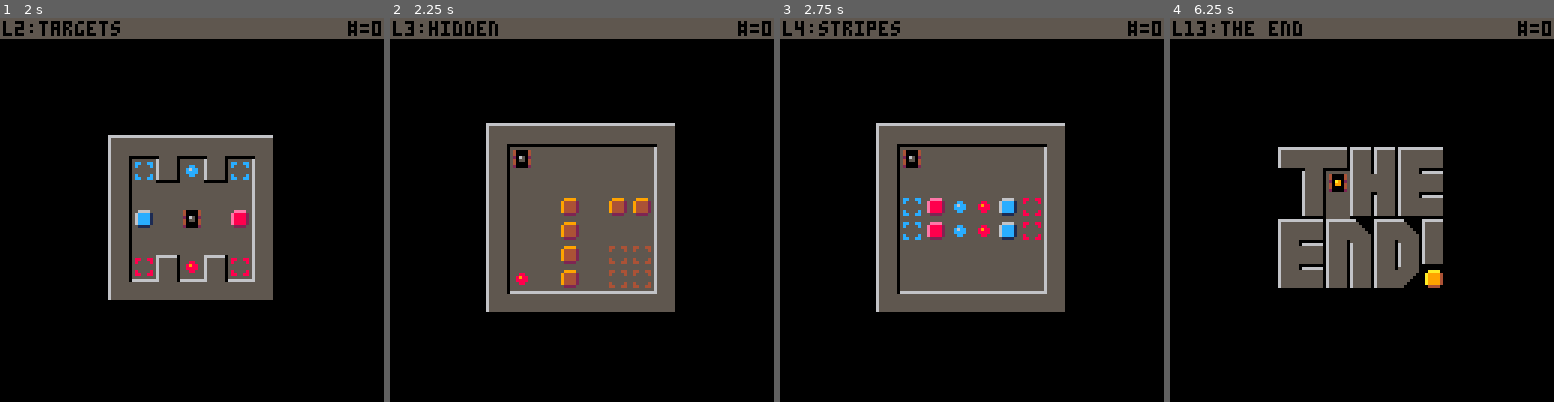
Above: before the commit, frames 1-4 (left to right).
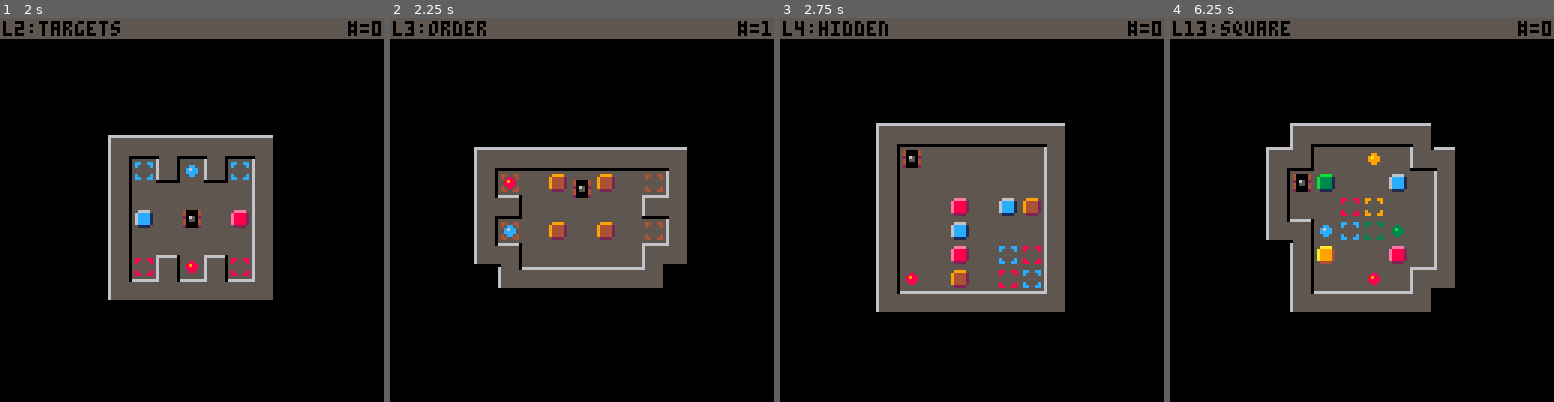
Above: after the commit, the same moments.

Repository: erwinbonsma/SokoBubbleP8
Game: PICO-8 cartridge sokobubble.p8
Two runs of this game, one before a commit and one after it. Both use one fixed random seed, a clock stepped at 60 frames per second and the inputs below.
Inputs:
- Up to frame 1 (2 s): tap X (X key) at 0.33, 1.07, 1.85 s; tap O (Z key) at 0.7, 1.7 s; hold Right from 1.6 s (still down)
- Up to frame 2 (2.25 s): release Right at 2.1 s; tap O (Z key) at 2.1 s; hold Up from 2.15 s (still down)
- Up to frame 3 (2.75 s): release Up at 2.42 s; hold Right from 2.47 s (still down); tap O (Z key) at 2.5 s
- Up to frame 4 (6.25 s): tap O (Z key) every 0.4 s from 2.9 to 6.1 s; tap X (X key) at 2.97, 4.08, 5.2 s; release Right at 3.03 s; hold Left 3.08-3.58 s; hold Down 3.63-3.97 s; hold Right 4.02-4.68 s; hold Up 4.73-5.03 s; hold Left 5.08-5.68 s; hold Down 5.73-6.03 s; hold Right from 6.08 s (still down)

Frame 1 is identical in both runs. In frame 2, 14% of the frame differs, in the area x 10-100%, y 0-77%; in frame 3, 2.5%; in frame 4, 13%.

Commit message:
Add level 'order'

Diff:
--- a/sokobubble.p8
+++ b/sokobubble.p8
@@ -10,6 +10,9 @@
 },{
  name="targets",
  mapdef={7,8,7,7}
+},{
+ name="order",
+ mapdef={7,15,9,6}
 },{
  name="hidden",
  mapdef={0,0,8,8}
@@ -42,7 +45,7 @@
  mapdef={40,0,8,8}
 },{
  name="the end",
- mapdef={29,8,7,6},
+ mapdef={0,15,7,6},
  ini_bubble=1
 },{
  name="wip",
@@ -944,7 +947,7 @@
  rect(28,24,99,55,13)
 
  soko_title_pal()
- map(0,15,32,28,8,3)
+ map(0,21,32,28,8,3)
  for x=0,6 do
   for y=0,1 do
    spr(128+x+y*16,x*8+40,y*8+49)
@@ -1288,13 +1291,19 @@
 350000540075553535000000700000353500000000000035350000404000003535004000005000351b354000005000353500755050750035000000000000000000000000000000000000000000000000000000000000000000000000000000000000000000000000000000000000000000000000000000000000000000000000
 3556002f0055753535450025000075353500000000000035356600757500763535250056000025351b350000560031343555000000005535000000000000000000000000000000000000000000000000000000000000000000000000000000000000000000000000000000000000000000000000000000000000000000000000
 333636363636363433363636363636343336363636363634183636363636361918363636363636191b3336363636341b1836363636363619000000000000000000000000000000000000000000000000000000000000000000000000000000000000000000000000000000000000000000000000000000000000000000000000
-3136363636363231363b363b36323129293629293231363636363636323a3b3837373138313636363636363231363636321b1b1b31363636363632000000000000000000000000000000000000000000000000000000000000000000000000000000000000000000000000000000000000000000000000000000000000000000
-35005600000035357539763975352610000000002835100000000000351b355f3e3c3e383510000000000035350000003336363235100000707535000000000000000000000000000000000000000000000000000000000000000000000000000000000000000000000000000000000000000000000000000000000000000000
-35003700377035350000000000352600600040002835000000000000351b3900393933383500705a5c500035350000500000753535750000700035000000000000000000000000000000000000000000000000000000000000000000000000000000000000000000000000000000000000000000000000000000000000000000
-351026762b4d2835700010005035350050660056353575507656705535313831173117373500707a7c5000353e38763056563a3c35760101707535000000000000000000000000000000000000000000000000000000000000000000000000000000000000000000000000000000000000000000000000000000000000000000
-350033273d2a3c35000000000035260070004d4d2835755076567055353e3835353535393500000000000035351050007000553535750000700035000000000000000000000000000000000000000000000000000000000000000000000000000000000000000000000000000000000000000000000000000000000000000000
-35005000004d2835553756375535260000764d482835000000000000353338393933194f1832000000003119350000000000553535000000707535000000000000000000000000000000000000000000000000000000000000000000000000000000000000000000000000000000000000000000000000000000000000000000
+3136363636363231363b363b363231292936292932313636363636363200000000000000313636363636363231363636321b1b1b31363636363632000000000000000000000000000000000000000000000000000000000000000000000000000000000000000000000000000000000000000000000000000000000000000000
+3500560000003535753976397535261000000000283510000000000035000000000000003510000000000035350000003336363235100000707535000000000000000000000000000000000000000000000000000000000000000000000000000000000000000000000000000000000000000000000000000000000000000000
+3500370037703535000000000035260060004000283500000000000035000000000000003500705a5c500035350000500000753535750000700035000000000000000000000000000000000000000000000000000000000000000000000000000000000000000000000000000000000000000000000000000000000000000000
+351026762b4d2835700010005035350050660056353575507656705535000000000000003500707a7c5000353e38763056563a3c35760101707535000000000000000000000000000000000000000000000000000000000000000000000000000000000000000000000000000000000000000000000000000000000000000000
+350033273d2a3c35000000000035260070004d4d283575507656705535000000000000003500000000000035351050007000553535750000700035000000000000000000000000000000000000000000000000000000000000000000000000000000000000000000000000000000000000000000000000000000000000000000
+35005000004d2835553756375535260000764d48283500000000000035000000000000001832000000003119350000000000553535000000707535000000000000000000000000000000000000000000000000000000000000000000000000000000000000000000000000000000000000000000000000000000000000000000
 3336363636273433363d363d3634332727362727343336363636363634000000000000001b3336363636341b333636363636363433363636363634000000000000000000000000000000000000000000000000000000000000000000000000000000000000000000000000000000000000000000000000000000000000000000
+3a3b383737313831363636363636363200000000000000000000000000000000000000000000000000000000000000000000000000000000000000000000000000000000000000000000000000000000000000000000000000000000000000000000000000000000000000000000000000000000000000000000000000000000
+1b355f3e3c3e38355a0050007000753500000000000000000000000000000000000000000000000000000000000000000000000000000000000000000000000000000000000000000000000000000000000000000000000000000000000000000000000000000000000000000000000000000000000000000000000000000000
+1b3900393933383e3800001000003a3c00000000000000000000000000000000000000000000000000000000000000000000000000000000000000000000000000000000000000000000000000000000000000000000000000000000000000000000000000000000000000000000000000000000000000000000000000000000
+31383117311737357c0050007000553500000000000000000000000000000000000000000000000000000000000000000000000000000000000000000000000000000000000000000000000000000000000000000000000000000000000000000000000000000000000000000000000000000000000000000000000000000000
+3e38353535353933320000000000313400000000000000000000000000000000000000000000000000000000000000000000000000000000000000000000000000000000000000000000000000000000000000000000000000000000000000000000000000000000000000000000000000000000000000000000000000000000
+3338393933194f1b333636363636341b00000000000000000000000000000000000000000000000000000000000000000000000000000000000000000000000000000000000000000000000000000000000000000000000000000000000000000000000000000000000000000000000000000000000000000000000000000000
 3138313237373132000000000000000000000000000000000000000000000000000000000000000000000000000000000000000000000000000000000000000000000000000000000000000000000000000000000000000000000000000000000000000000000000000000000000000000000000000000000000000000000000
 333235353e1a3535000000000000000000000000000000000000000000000000000000000000000000000000000000000000000000000000000000000000000000000000000000000000000000000000000000000000000000000000000000000000000000000000000000000000000000000000000000000000000000000000
 3a34333439393334000000000000000000000000000000000000000000000000000000000000000000000000000000000000000000000000000000000000000000000000000000000000000000000000000000000000000000000000000000000000000000000000000000000000000000000000000000000000000000000000
